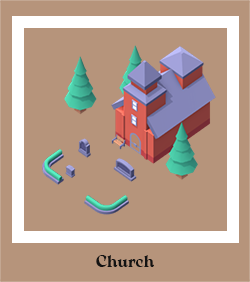
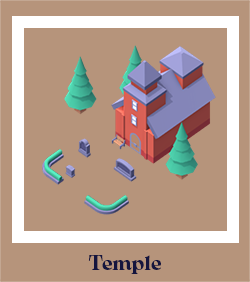
Comparing the layer stacks of the two 250 x 282 images. Changes:
painted on "Bodega" (1st of 3, in "Church") over [88, 255, 161, 274]
